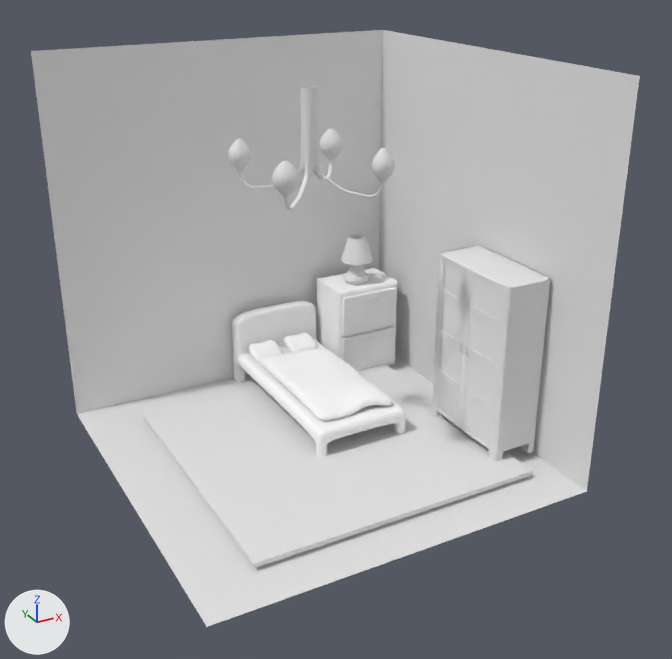
Before and after pictures for a commit that changed the Blender file House builder/Assets/Models/Rooms/Bedroom_Room.blend.
Both versions are drawn from a 50 mm lens placed at (-3.92, -7.64, 5.16), pointed at (0.11, -0.29, 1.49). Arrows for +X, +Y and +Z are at lower left; the lights stay in place.

Names of what the first picture shows: 'Bed', 'Carpet', 'Cylinder', 'Cylinder.001', 'DrawerBase', 'Handle.001', 'Lamp_stand', 'Plane', 'Top'.
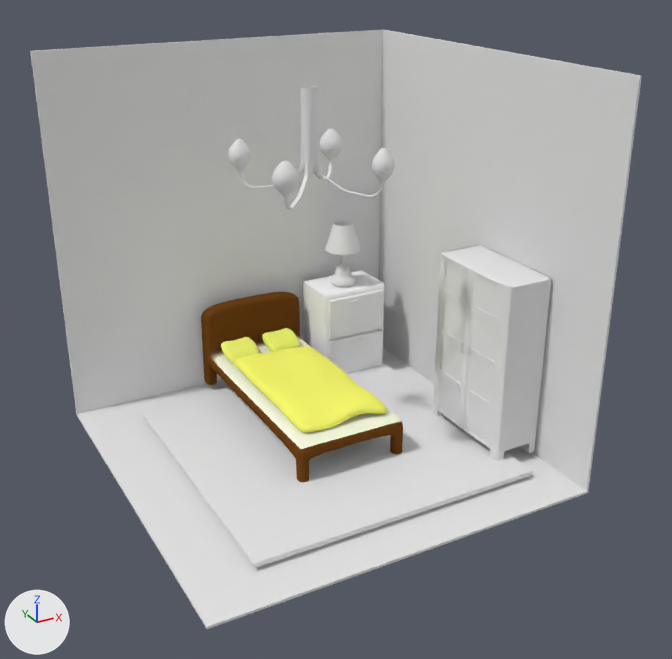
Pixel boxes [x1, y1, x2, y2] of what changed, in the pictures (672 x 659 px):
'Plane', reshaped: before [31, 30, 640, 627]; after [30, 30, 642, 629]
'Handle.001', moved: before [432, 245, 550, 461]; after [433, 245, 551, 461]
'Bed.004', added: after [201, 292, 403, 482]
'DrawerBase', moved: before [317, 268, 397, 371]; after [303, 270, 384, 374]
'Bed', deleted: before [232, 301, 405, 456]
'Top', deleted: before [249, 332, 392, 421]
'Lamp_stand', reshaped, moved: before [344, 265, 369, 285]; after [325, 221, 361, 288]
'Cylinder', deleted: before [341, 234, 373, 265]
part 1 of me_plane, built on: before [77, 357, 587, 627]; after [30, 30, 642, 629]
part 2 of me_cylinder, added: after [325, 221, 361, 255]

Patch to the scene script:
```diff
--- a/House builder/Assets/Models/Rooms/Bedroom_Room.blend.py
+++ b/House builder/Assets/Models/Rooms/Bedroom_Room.blend.py
@@ img_texture @@
+img_texture = load_image('Texture', '_unpacked/Bed_Texture.png', 1024, 1024, 'sRGB')
@@ mat_material @@
+mat_material = diffuse_material('Material')
+mat_material.base_color = (0.8, 0.8, 0.8)  # white #e7e7e7
@@ mat_material_room @@
+mat_material_room = diffuse_material('Material_room')
+mat_material_room.base_color = (0.8, 0.8, 0.8)  # white #e7e7e7
@@ mat_material_bed_001 @@
+mat_material_bed_001 = diffuse_material('Material_Bed.001')
+mat_material_bed_001.texture = img_texture
@@ me_plane @@
 # used by ob_plane; location = (0.0, 0.0, 0.0); scale = (2.0, 2.0, 2.0)
-me_plane.from_pydata(...)  # 7 vertices, 3 faces; spans x -1.0..1.0, y -1.0..1.0, z 0.0..2.0
+me_plane.from_pydata(...)  # 14 vertices, 12 faces; spans x -1.0..1.01, y -1.0..1.01, z -0.01..2.0
+# me_plane part 1
+# 1 face is deleted
+# 7 vertices are added at x -1.0..1.01, y -1.0..1.01, z -0.01..2.0
+# 10 new faces join them
+me_plane.materials.append(mat_material_room)  # white #e7e7e7
@@ me_cylinder @@
 # used by ob_lamp_stand; location = (1.41, 1.55, 1.18); scale = (0.111, 0.111, 0.111)
-me_cylinder.from_pydata(...)  # 416 vertices, 386 faces; spans x -1.36..1.36, y -1.36..1.36, z -0.31..4.16
+me_cylinder.from_pydata(...)  # 640 vertices, 610 faces; spans x -1.89..1.89, y -1.89..1.89, z -0.31..6.51
+# me_cylinder part 2: a new loose piece of 160 vertices spanning x -1.89..1.89, y -1.89..1.89, z 3.61..6.51, in mat_material (white #e7e7e7)
+me_cylinder.materials.append(mat_material)  # white #e7e7e7
@@ me_cube_004 @@
+me_cube_004.from_pydata(...)  # 338 vertices, 330 faces; spans x -1.0..1.0, y -1.0..1.0, z -3.93..8.01
+me_cube_004.materials.append(mat_material_bed_001)  # picture img_texture
@@ ob_drawerbase @@
 ob_drawerbase = bpy.data.objects.new('DrawerBase', me_cube_008)
-ob_drawerbase.location = (1.44, 1.59, 0.58)
+ob_drawerbase.location = (1.26, 1.59, 0.58)
 ob_drawerbase.scale = (0.412, 0.284, 0.565)
@@ ob_bed @@
-ob_bed = bpy.data.objects.new('Bed', me_cube_006)
-ob_bed.location = (0.46, 0.85, 0.3)
-ob_bed.rotation_euler = (0.0, 0.0, 6.283)  # degrees (0, 0, 360)
-ob_bed.scale = (0.537, 1.14, 0.0758)
@@ ob_top @@
-ob_top = bpy.data.objects.new('Top', me_cube_007)
-ob_top.location = (0.46, 0.65, 0.42)
-ob_top.rotation_euler = (0.0, 0.0, 3.142)  # degrees (0, 0, 180)
-ob_top.scale = (0.423, 0.797, 0.0856)
@@ ob_handle_001 @@
 ob_handle_001 = bpy.data.objects.new('Handle.001', me_cube_002)
-ob_handle_001.location = (1.41, -0.7, 1.13)
+ob_handle_001.location = (1.42, -0.7, 1.13)
 ob_handle_001.rotation_euler = (1.571, 1.571, 6.283)  # degrees (90, 90, 360)
@@ ob_cylinder @@
-ob_cylinder = bpy.data.objects.new('Cylinder', me_cylinder_001)
-ob_cylinder.location = (1.42, 1.57, 1.6)
-ob_cylinder.scale = (0.101, 0.101, 0.101)
@@ ob_lamp_stand @@
 ob_lamp_stand = bpy.data.objects.new('Lamp_stand', me_cylinder)
-ob_lamp_stand.location = (1.41, 1.55, 1.18)
+ob_lamp_stand.location = (1.23, 1.55, 1.18)
 ob_lamp_stand.scale = (0.111, 0.111, 0.111)
@@ ob_bed_004 @@
+ob_bed_004 = bpy.data.objects.new('Bed.004', me_cube_004)
+ob_bed_004.location = (0.13, 0.66, 0.41)
+ob_bed_004.rotation_euler = (0.0, 0.0, 3.142)  # degrees (0, 0, 180)
+ob_bed_004.scale = (-0.612, -1.3, 0.0863)
+_m = ob_bed_004.modifiers.new('Subsurf', 'SUBSURF')
```
